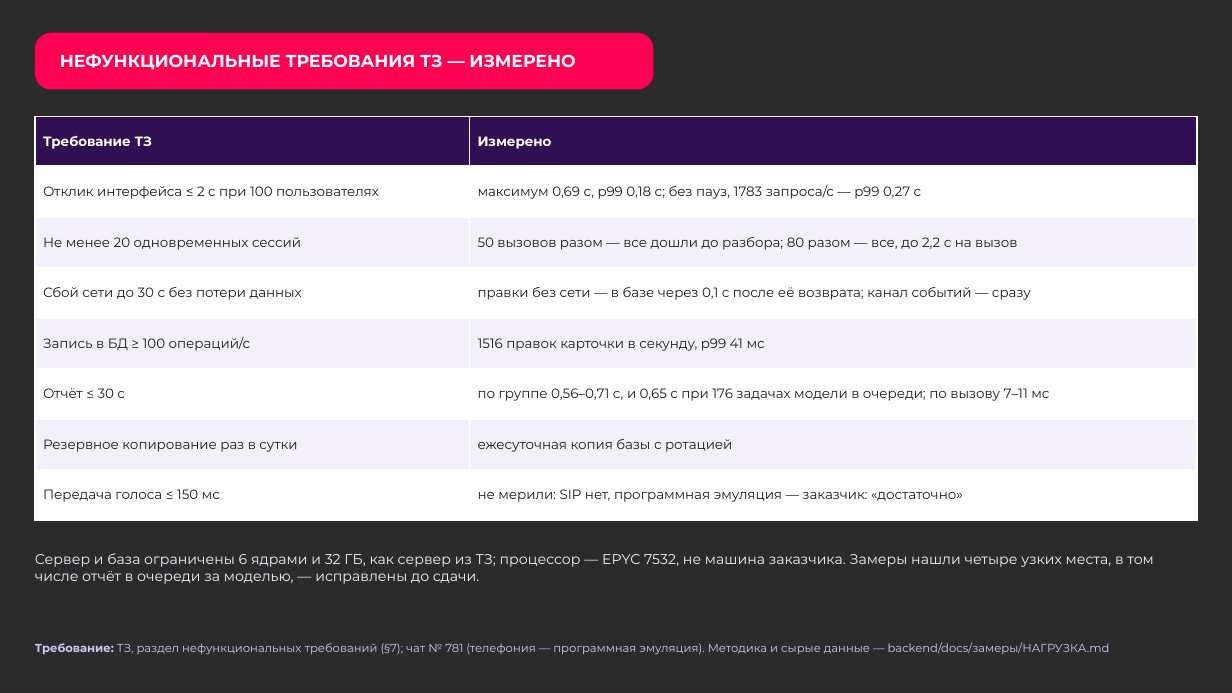
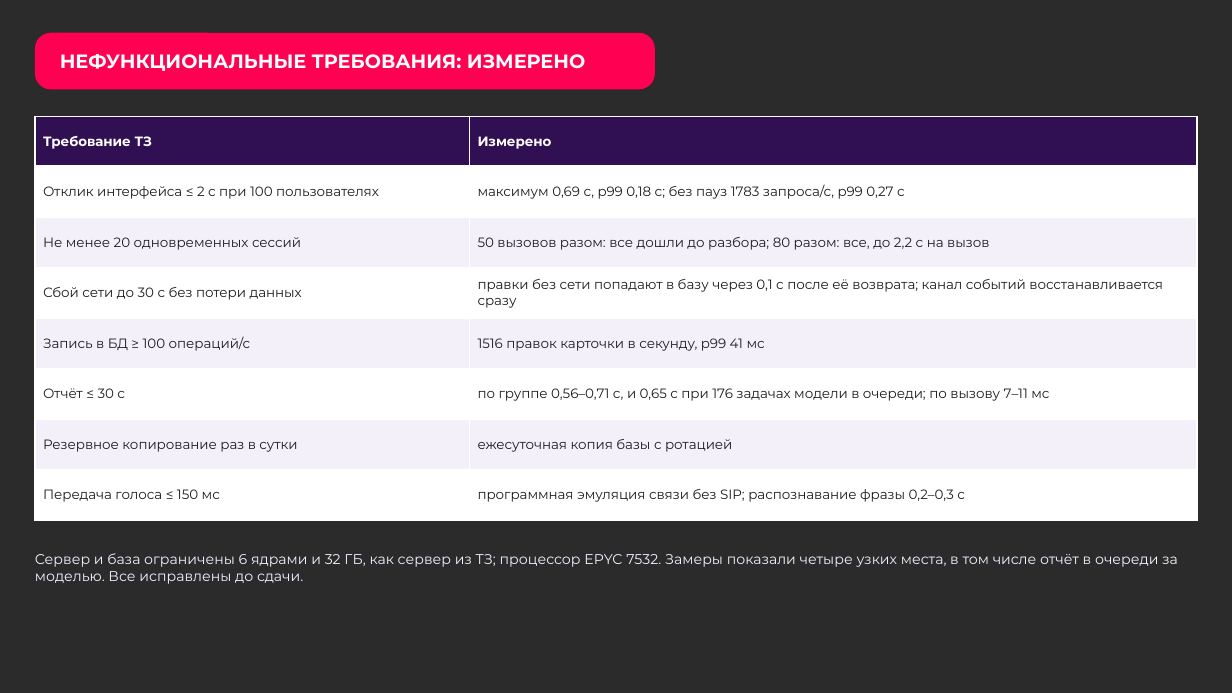
Before and after one commit to Den4ikAI/arm112-trainer_final, a slide deck: slide 23 of docs/презентация.pptx. Drawn at 1232x693 pixels with LibreOffice and Linux fonts; fonts in the diff are those of the drawing; background and template pictures are left out; a plain dark background stands for a picture behind light text. Boxes give left, top, right and bottom in pixels: in the first picture for what was removed or moved away, otherwise in the second. Text is boxed around its words. In the diff, an @@ line names an element or a change of style, - is before the commit and + after.

```diff
--- a/docs/презентация.pptx
+++ b/docs/презентация.pptx
@@ text in rounded rectangle at <box>60,54,585,71</box>: text changed; size 13.5 to 15 pt @@
-НЕФУНКЦИОНАЛЬНЫЕ ТРЕБОВАНИЯ ТЗ — ИЗМЕРЕНО
+НЕФУНКЦИОНАЛЬНЫЕ ТРЕБОВАНИЯ: ИЗМЕРЕНО
@@ table at <box>35,116,1197,520</box> @@
-row 2, column 2: максимум 0,69 с, p99 0,18 с; без пауз, 1783 запроса/с — p99 0,27 с
+row 2, column 2: максимум 0,69 с, p99 0,18 с; без пауз 1783 запроса/с, p99 0,27 с
-row 3, column 2: 50 вызовов разом — все дошли до разбора; 80 разом — все, до 2,2 с на вызов
+row 3, column 2: 50 вызовов разом: все дошли до разбора; 80 разом: все, до 2,2 с на вызов
-row 4, column 2: правки без сети — в базе через 0,1 с после её возврата; канал событий — сразу
+row 4, column 2: правки без сети попадают в базу через 0,1 с после её возврата; канал событий восстанавливается сразу
-row 8, column 2: не мерили: SIP нет, программная эмуляция — заказчик: «достаточно»
+row 8, column 2: программная эмуляция связи без SIP; распознавание фразы 0,2–0,3 с
@@ text at <box>35,553,1178,584</box>: text changed @@
-Сервер и база ограничены 6 ядрами и 32 ГБ, как сервер из ТЗ; процессор — EPYC 7532, не машина заказчика. Замеры нашли четыре узких места, в том числе отчёт в очереди за моделью, — исправлены до сдачи.
+Сервер и база ограничены 6 ядрами и 32 ГБ, как сервер из ТЗ; процессор EPYC 7532. Замеры показали четыре узких места, в том числе отчёт в очереди за моделью. Все исправлены до сдачи.
@@ text removed at <box>35,642,1110,655</box> @@
-Требование: ТЗ, раздел нефункциональных требований (§7); чат № 781 (телефония — программная эмуляция). Методика и сырые данные — backend/docs/замеры/НАГРУЗКА.md
```
Also in this commit, not shown: 25 other slides changed, 6 other files.
